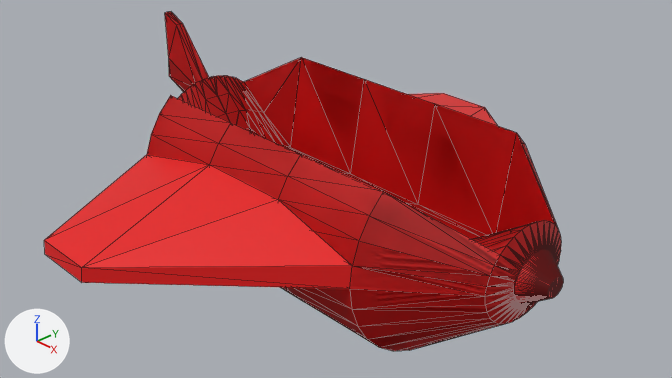
A saved change to the Blender file Assets/Models/plane.blend.
One viewpoint serves both versions: the file's camera 'Camera'. The lights are fixed; the arrows at lower left show +X, +Y and +Z. Mesh edges are drawn as thin lines.
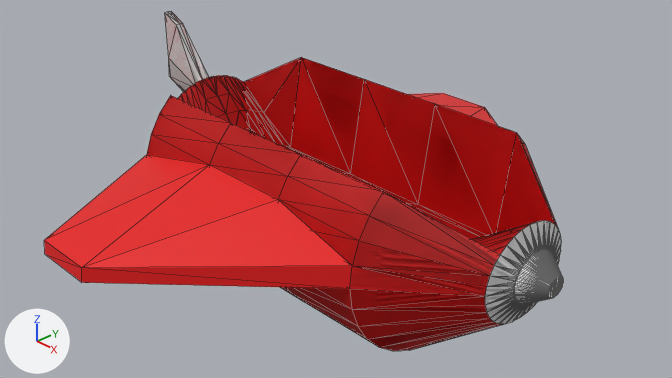
Commit message: Plane asset + Sandbox + Plane Level

Pixel boxes (x1, y1, x2, y2) of what changed, in the pictures (672 x 378 px):
```json
{"part": 1, "of": "me_cylinder", "change": "recoloured", "before": [485, 220, 563, 324], "after": [485, 220, 563, 324], "on screen": "red to white"}
{"part": 2, "of": "me_cylinder", "change": "recoloured", "before": [165, 12, 209, 92], "after": [165, 12, 209, 92], "on screen": "red to white"}
```

Scene script edits in JSON lines:
```json
{"op": "add", "block": "mat_material_002", "code": ["mat_material_002 = principled_material('Material.002')", "mat_material_002.base_color = (1.0, 1.0, 1.0)  # white #ffffff"]}
{"block": "me_cylinder", "where": "me_cylinder.from_pydata(...)  # 1042 vertices, 2148 faces; spans x -1.1..1.0, y -2.17..2.17, z -1.87..1.76"}
{"block": "me_cylinder", "where": "# used by ob_cylinder; location = (0.0, 0.0, 0.0); rotation_euler = (0.0, 1.571, 0.0), in degrees (0, 90, 0); scale = (1.3, 1.5, 1.8)"}
{"block": "me_cylinder", "change": "me_cylinder part 1: 474 of the faces centred in x -0.35..0.35, y -0.35..0.35, z 1.57..1.76 switch from mat_material_001 (red #e70f0f) to mat_material_002 (white #ffffff)"}
{"block": "me_cylinder", "change": "me_cylinder part 2: 26 of the faces centred in x -1.07..-0.33, y -0.07..0.07, z -1.85..-1.53 switch from mat_material_001 (red #e70f0f) to mat_material_002 (white #ffffff)"}
```
